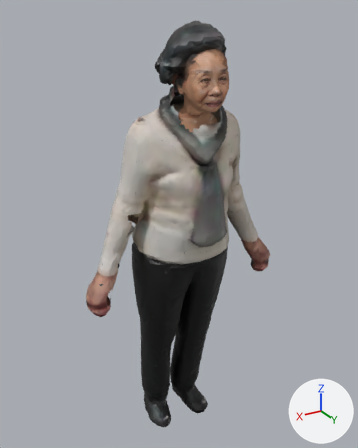
Two versions of the glTF model public/models/ma/nhanvat/tp-028.glb, one commit apart.
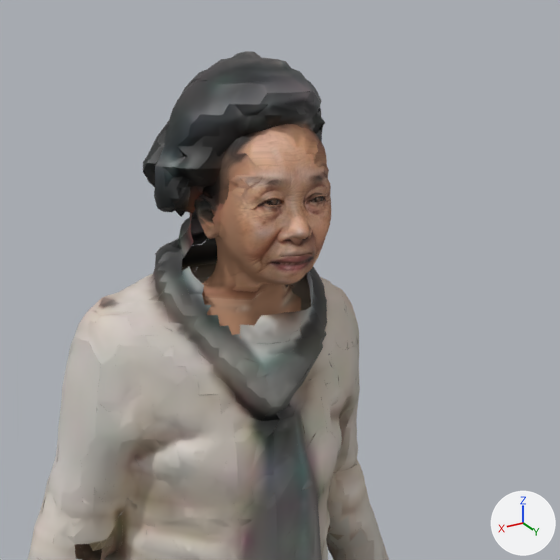
Each version is shown whole from a camera (50 mm lens) standing at (0.855, 1.397, 1.606) and looking at (-0.002, -0.031, 0.893), then close up on the part from 27% to 89% of the width and 0% to 49% of the height. Arrows for +X, +Y and +Z are at lower right; the lights stay in place. The last two pictures show the newer version. Vertices at exactly the same position are counted once.

Script lines for the objects in view, before the commit:
```python
me_body = bpy.data.meshes.new('Body')
me_body.from_pydata(...)  # 16099 vertices, 24607 faces; spans x -0.37..0.38, y -0.17..0.2, z 0.0..1.58
# faces by material slot: [14319, 10288]
me_body.materials.append(mat_body)  # picture img_texture
me_body.materials.append(mat_dauchuan)
ob_body = bpy.data.objects.new('Body', me_body)
ob_body.location = (0.0, 0.0, 0.0)
```
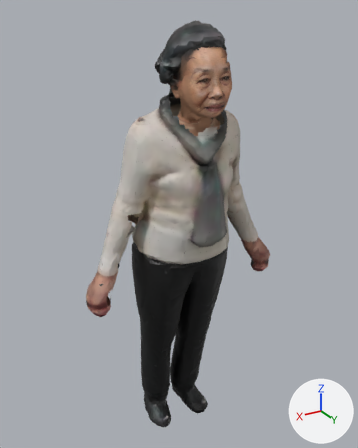
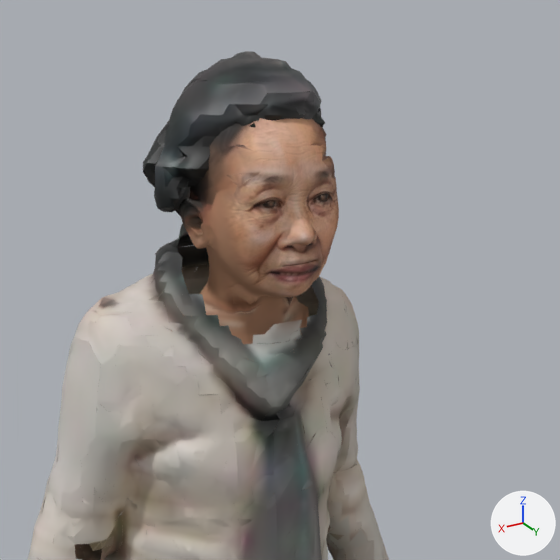
Changed parts and their boxes (x1, y1, x2, y2) in the close-ups (560 x 560 px; the box of a moved part takes in the faces that stretch with it):
part 1 of me_body, moved or reshaped
    before: (171, 117, 331, 338)
    after: (169, 97, 339, 360)
part 2 of me_body, surface changed
    both: (212, 145, 329, 325)

Diff of the bpy script that builds the scene:
```diff
--- a/public/models/ma/nhanvat/tp-028.glb.py
+++ b/public/models/ma/nhanvat/tp-028.glb.py
@@ me_body @@
 # used by ob_body; location = (0.0, 0.0, 0.0)
-me_body.from_pydata(...)  # 16099 vertices, 24607 faces; spans x -0.37..0.38, y -0.17..0.2, z 0.0..1.58
+me_body.from_pydata(...)  # 16056 vertices, 24357 faces; spans x -0.37..0.38, y -0.17..0.21, z 0.0..1.58
+# me_body part 1: 958 vertices moved from x -0.08..0.09, y 0.03..0.2, z 1.27..1.51 to x -0.09..0.1, y 0.03..0.2, z 1.27..1.51; 2850 vertices removed from x -0.09..0.09, y 0.01..0.2, z 1.26..1.52; 2807 vertices added at x -0.11..0.1, y 0.0..0.21, z 1.23..1.53
+# me_body part 2: 238 kept faces spanning x -0.09..0.08, y 0.03..0.2, z 1.27..1.49 get new texture (UV) coordinates
 me_body.materials.append(mat_body)
```
